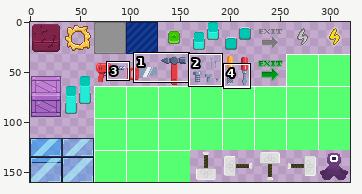
File history of a sprite sheet, img/spritesheet.png. The picture above shows the old version from afar; the outline marks the close-up.
Close-up. Before:
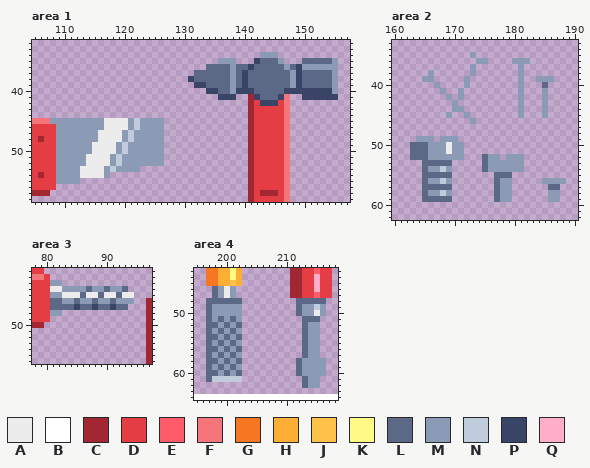
The file is 320x160 pixels. Colours within 5 levels of each other are drawn and written as one. Shown: area 1: x 105..157, y 32..58; area 2: x 160..190, y 33..62; area 3: x 78..97, y 41..56; area 4: x 195..218, y 43..64.
Palette (. is transparent): A #ececec  B #ffffff  C #a32732  D #e43d44  E #ff5c6a  F #f6757a  G #f77622  H #fdae35  J #ffc249  K #fff986  L #5b6986  M #8b9bb5  N #c0ccdc  P #3a4467  Q #ffadc8
And afterwards:
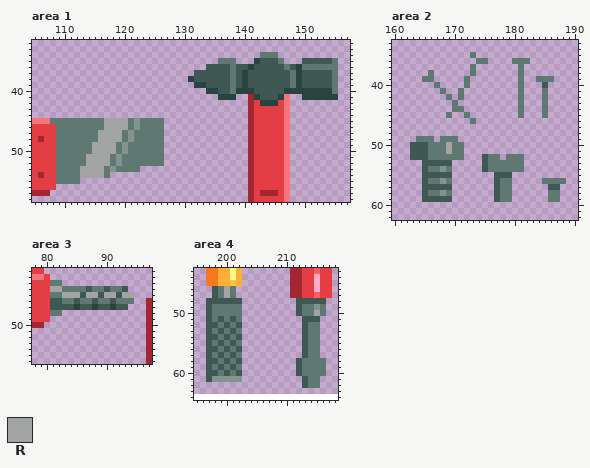
Colours new in this view: R #a1a4a2
The commit says: Make nails a bit darker
Edits made:
@@ palette @@
-L #5b6986
+L #3f5853
-M #8b9bb5
+M #607872
-N #c0ccdc
+N #83948e
-P #3a4467
+P #294340
--- area 1
@@ x 111..122 @@
 44 ............
-45 MMMMMMAAAAMN
-46 MMMMMMAAAAMN
-47 MMMMMAAAAMNM
-48 MMMMMAAAAMNM
-49 MMMMAAAAMNMM
-50 MMMMAAAAMNMM
-51 MMMAAAAMNMMM
-52 MMMAAAAMNMMM
-53 MMAAAAMNMMMM
-54 MMAAAAM.....
+45 MMMMMMRRRRMN
+46 MMMMMMRRRRMN
+47 MMMMMRRRRMNM
+48 MMMMMRRRRMNM
+49 MMMMRRRRMNMM
+50 MMMMRRRRMNMM
+51 MMMRRRRMNMMM
+52 MMMRRRRMNMMM
+53 MMRRRRMNMMMM
+54 MMRRRRM.....
 55 MM..........
--- area 2
@@ x 167..171 @@
 49 .MMM.
-50 MMAMM
-51 MMAMM
+50 MMRMM
+51 MMRMM
 52 MMMMM
--- area 3
@@ x 78..97 @@
 43 DDDMM...............
-44 DDDAAMMMMLMMLMML....
-45 DDDMMAAALAALAALAA...
+44 DDDRRMMMMLMMLMML....
+45 DDDMMRRRLRRLRRLRR...
 46 DDDLLMMLMMLMMLMMM..C
--- area 4
@@ x 195..218 @@
 45 ..GGHHJH........CCDDQDD.
-46 ...LMAM.........CCDDQDD.
-47 ...LMAM.........CCDDEDD.
+46 ...LMRM.........CCDDQDD.
+47 ...LMRM.........CCDDEDD.
 48 ..LLLLLL.........LLLLL..
 49 ..LMMMMM.........LMMNM..
-50 ..LMMMMM.........LMMAM..
+50 ..LMMMMM.........LMMRM..
 51 ..LMLMLM..........LLL...
Boxes around the changes in both close-ups, in picture pixels (x1, y1, x2, y2):
changed: (188, 52, 338, 106)
changed: (50, 118, 164, 184)
changed: (410, 52, 566, 202)
changed: (50, 280, 134, 316)
changed: (206, 286, 242, 382)
changed: (296, 298, 326, 388)
